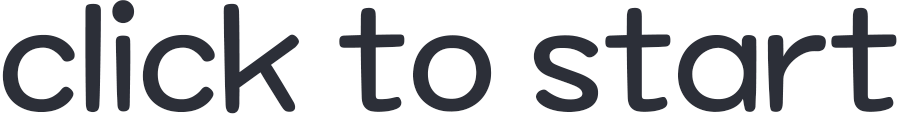
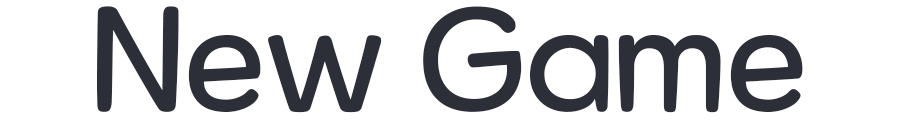
Before/after of a 900x120 layered artwork. What changed in the layer stack:
renamed "click to start copy 2" to "New Game", painted on it over (2, 0, 897, 114)
renamed "click to start copy 2" to "New Game", painted on it over (2, 2, 896, 114)
